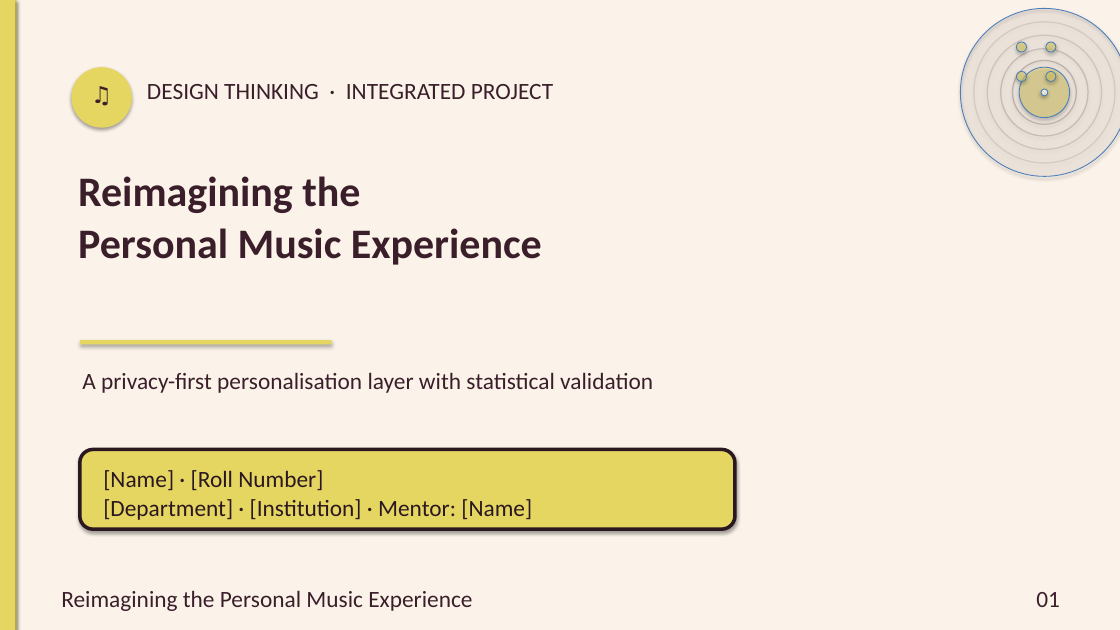
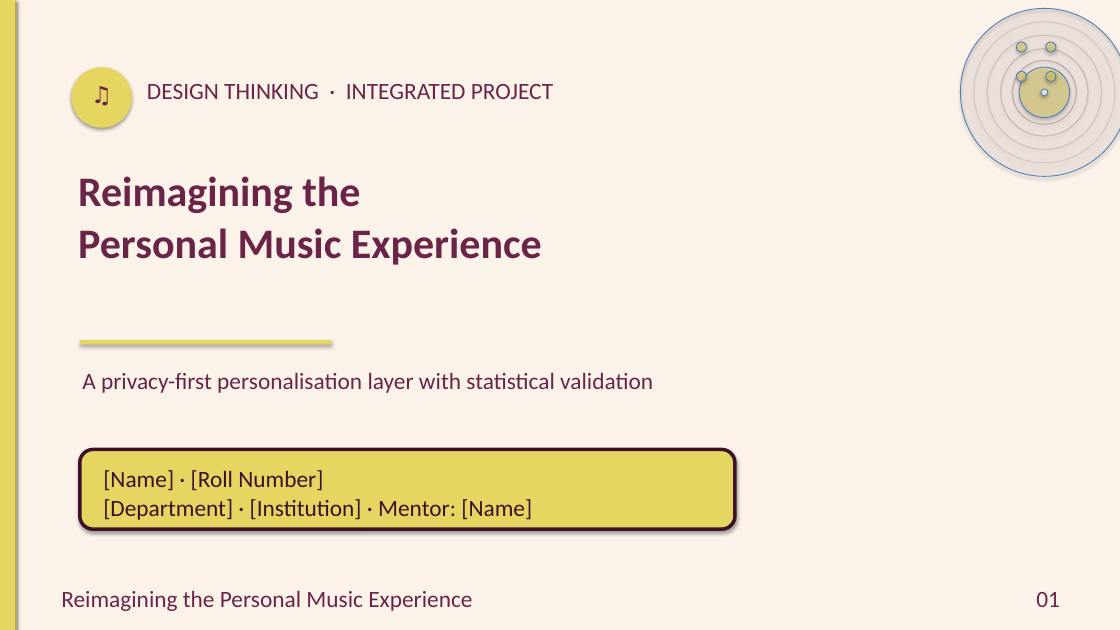
Before and after one commit to preet-kamdar/design-thinking-sem3, a slide deck: slide 1 of docs/trials/crimson_gold_tinted.pptx. Drawn at 1120x630 pixels with LibreOffice and Linux fonts; fonts in the diff are those of the drawing. Boxes give left, top, right and bottom in pixels: in the first picture for what was removed or moved away, otherwise in the second. Text is boxed around its words. In the diff, an @@ line names an element or a change of style, - is before the commit and + after.

```diff
--- a/docs/trials/crimson_gold_tinted.pptx
+++ b/docs/trials/crimson_gold_tinted.pptx
@@ text colour #3A1F2B to #6A2447 in 6 elements at [147, 84, 553, 99], [78, 176, 542, 265], [82, 372, 653, 393], [61, 590, 472, 611], [1036, 592, 1060, 607], [71, 80, 132, 113] @@
@@ rounded rectangle at [80, 450, 735, 529]: outline #2A1820 3 pt to #3D1029 3 pt @@
@@ text "[Name] · [Roll Number]" at [103, 470, 532, 520]: text colour #2A1820 to #3D1029 @@
```
Also in this commit, not shown: 14 other slides changed, 6 other files.
